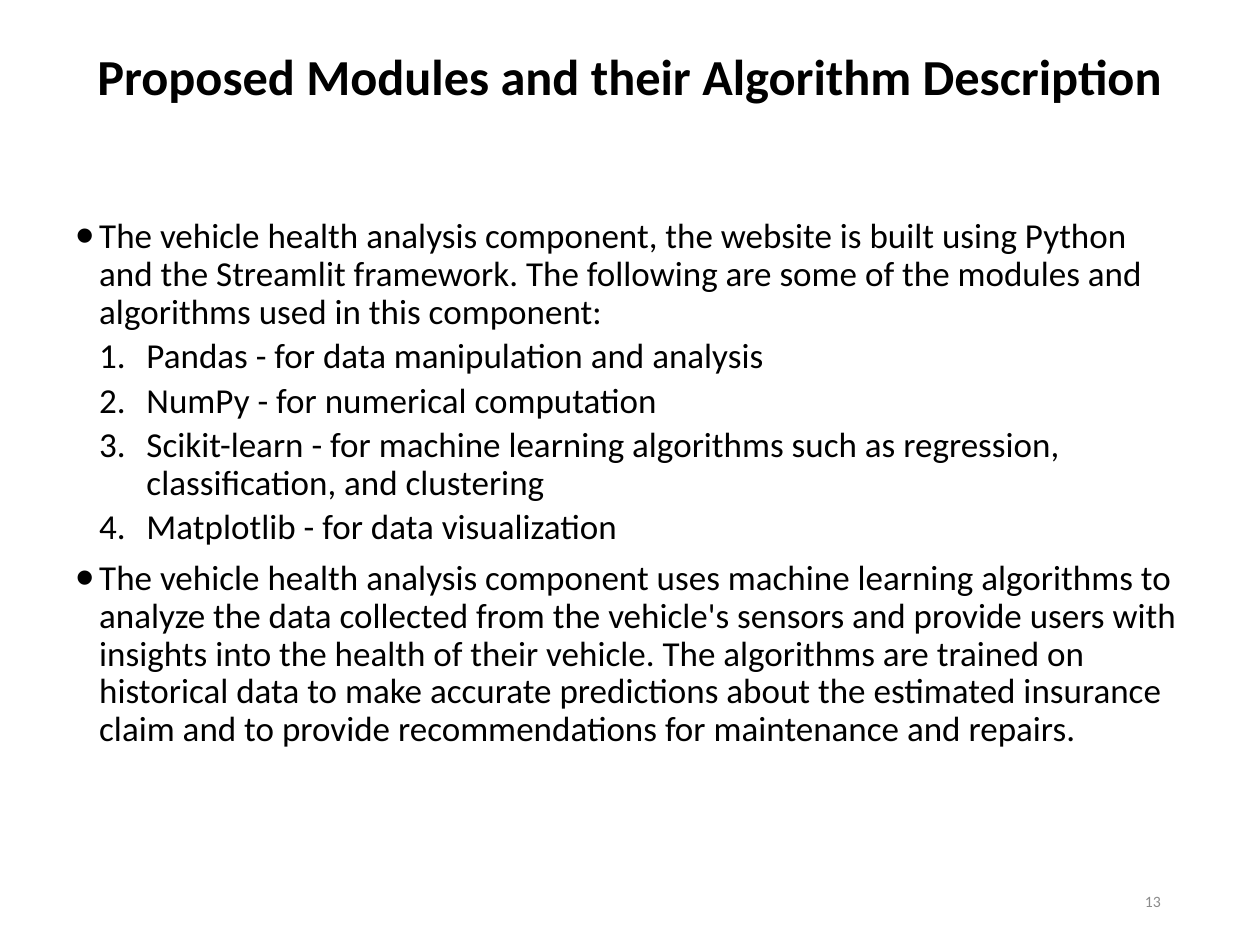
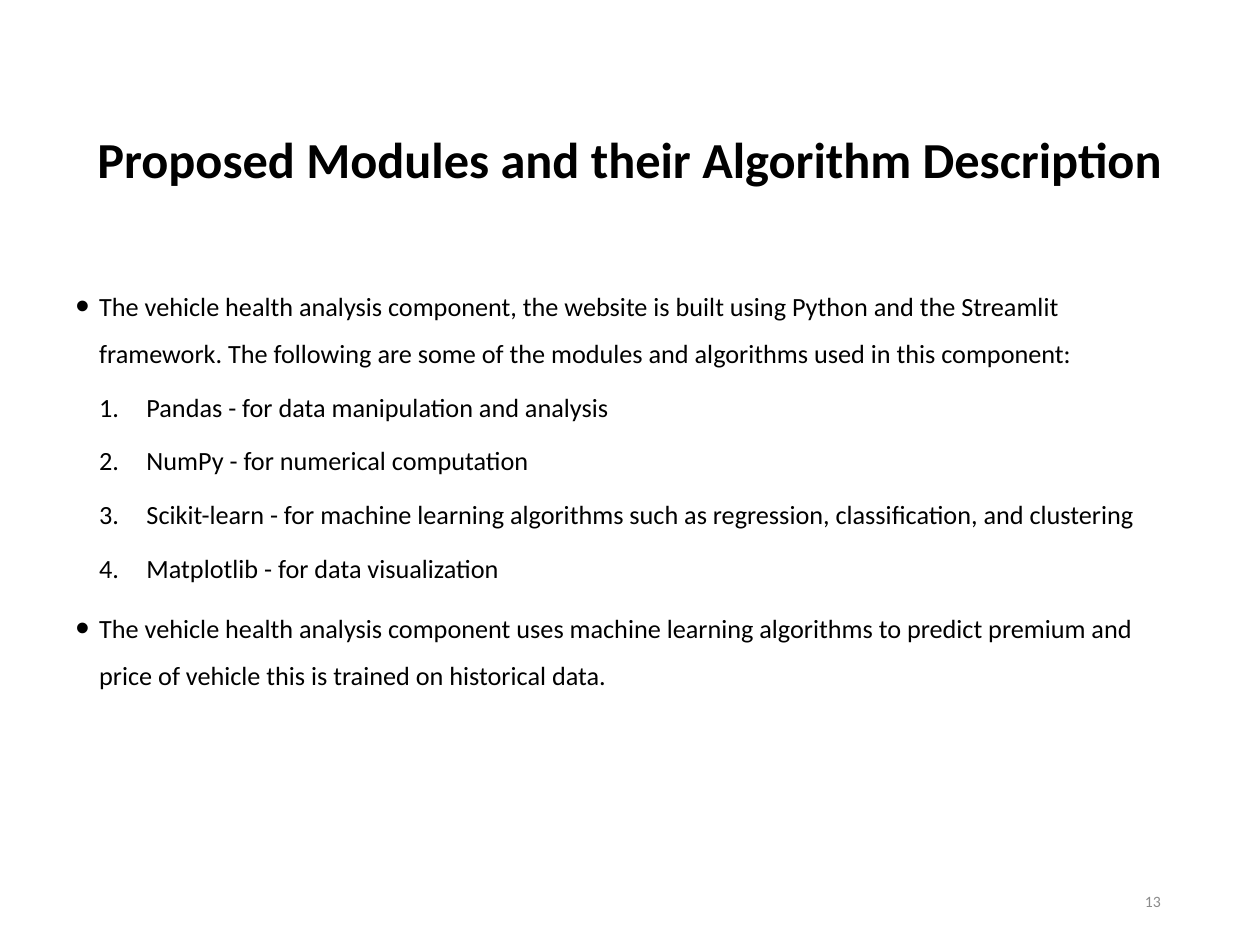
Before and after one commit to yuvrajsinghchauhan/Vehicle-Health-Analysis-and-Spare-Parts-E-Commerce, a slide deck: slide 13 of Review 2 ppt for Vehicle Health Analysis and Spare Parts E-Commerce.pptx. Drawn at 1260x945 pixels with LibreOffice and Linux fonts; fonts in the diff are those of the drawing. Boxes give left, top, right and bottom in pixels: in the first picture for what was removed or moved away, otherwise in the second. Text is boxed around its words. In the diff, an @@ line names an element or a change of style, - is before the commit and + after.

```diff
--- a/Review 2 ppt for Vehicle Health Analysis and Spare Parts E-Commerce.pptx
+++ b/Review 2 ppt for Vehicle Health Analysis and Spare Parts E-Commerce.pptx
@@ title "Proposed Modules and their Algorithm ...": place and size @@
-title "Proposed Modules and their Algorithm ..." at [97, 59, 1162, 104]
+title "Proposed Modules and their Algorithm ..." at [97, 142, 1162, 187]
@@ text "The vehicle health analysis component, ...": place and size @@
-text "The vehicle health analysis component, ..." at [99, 223, 1176, 747]
+text "The vehicle health analysis component, ..." at [99, 297, 1134, 690]
@@ text at [99, 297, 1134, 583]: size 20 to 15 pt in "The vehicle health analysis component, the website ...", "Pandas - for data manipulation and analysis", "NumPy - for numerical computation", "Scikit-learn - for machine learning algorithms such ..." and 1 more places; line spacing 0.9 to 1.5 @@
@@ text at [99, 619, 1131, 690]: text changed; size 20 to 15 pt @@
-• The vehicle health analysis component uses machine learning algorithms to analyze the data collected from the vehicle's sensors and provide users with insights into the health of their vehicle. The algorithms are trained on historical data to make accurate predictions about the estimated insurance claim and to provide recommendations for maintenance and repairs.
+• The vehicle health analysis component uses machine learning algorithms to predict premium and price of vehicle this is trained on historical data.
```
Also in this commit, not shown: 8 other slides changed, 2 other files.
